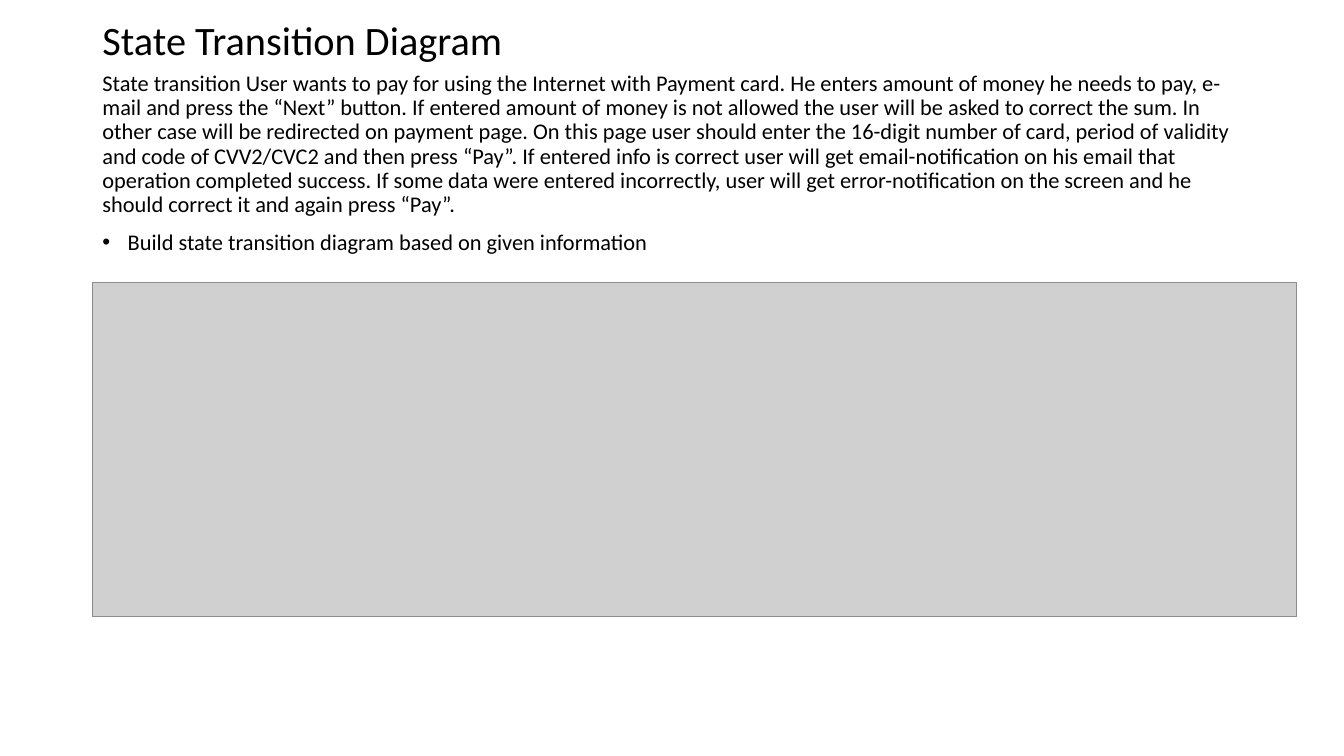
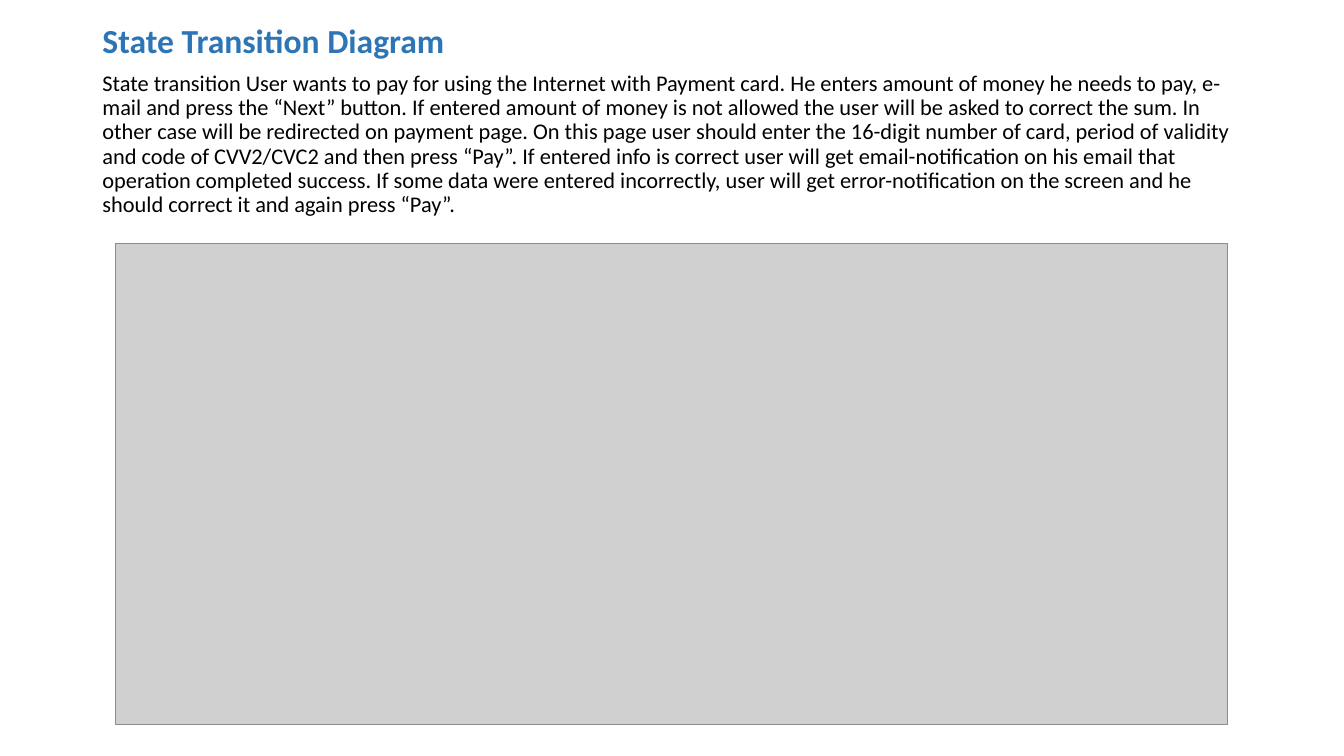
Before and after one commit to nromanen/pratical_testing_2022, a slide deck: slide 6 of Variant5.pptx (slide 5 before the commit). Drawn at 1344x756 pixels with LibreOffice and Linux fonts; fonts in the diff are those of the drawing; grey boxes stand for pictures. Boxes give left, top, right and bottom in pixels: in the first picture for what was removed or moved away, otherwise in the second. Text is boxed around its words. In the diff, an @@ line names an element or a change of style, - is before the commit and + after.

```diff
--- a/Variant5.pptx
+++ b/Variant5.pptx
@@ title "State Transition Diagram" at [102, 29, 444, 59]: size 28.8 to 24 pt, text colour #000000 to #2E75B6, bold on @@
@@ text at [128, 234, 647, 254]: paragraph removed @@
-• Build state transition diagram based on given information
@@ picture: place and size @@
-picture at [93, 282, 1297, 616]
+picture at [116, 243, 1228, 725]
```
Also in this commit, not shown: 4 other slides changed, 1 slide added.
